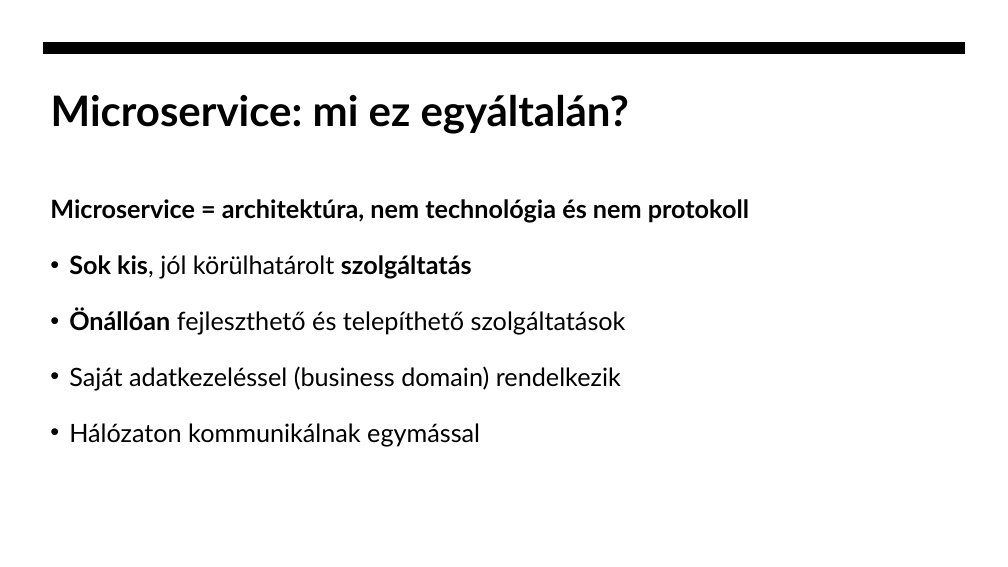
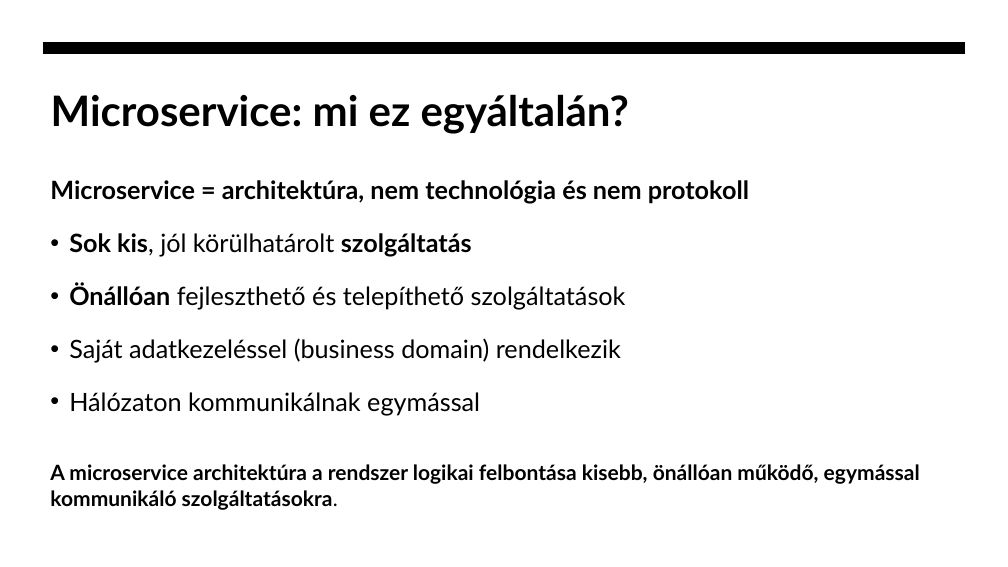
Before and after one commit to zbalogh/oe-internetes-alkalmazasok, a slide deck: slide 13 of 12/12_eloadas_soap_grpc_websocket.pptx. Drawn at 1008x567 pixels with LibreOffice and Linux fonts; fonts in the diff are those of the drawing. Boxes give left, top, right and bottom in pixels: in the first picture for what was removed or moved away, otherwise in the second. Text is boxed around its words. In the diff, an @@ line names an element or a change of style, - is before the commit and + after.

Commit message:
updated PPT and PDF files for 12th presentation

```diff
--- a/12/12_eloadas_soap_grpc_websocket.pptx
+++ b/12/12_eloadas_soap_grpc_websocket.pptx
@@ text "Microservice = architektúra, nem technológia ...": place and size @@
-text "Microservice = architektúra, nem technológia ..." at (50, 199, 749, 446)
+text "Microservice = architektúra, nem technológia ..." at (50, 180, 920, 510)
@@ text at (50, 180, 749, 415): line spacing 1.5 to 1.4 @@
@@ text at (50, 464, 920, 510): paragraph added @@
+A microservice architektúra a rendszer logikai felbontása kisebb, önállóan működő, egymással kommunikáló szolgáltatásokra.
```
Also in this commit, not shown: 1 other slide changed, 1 other file.
